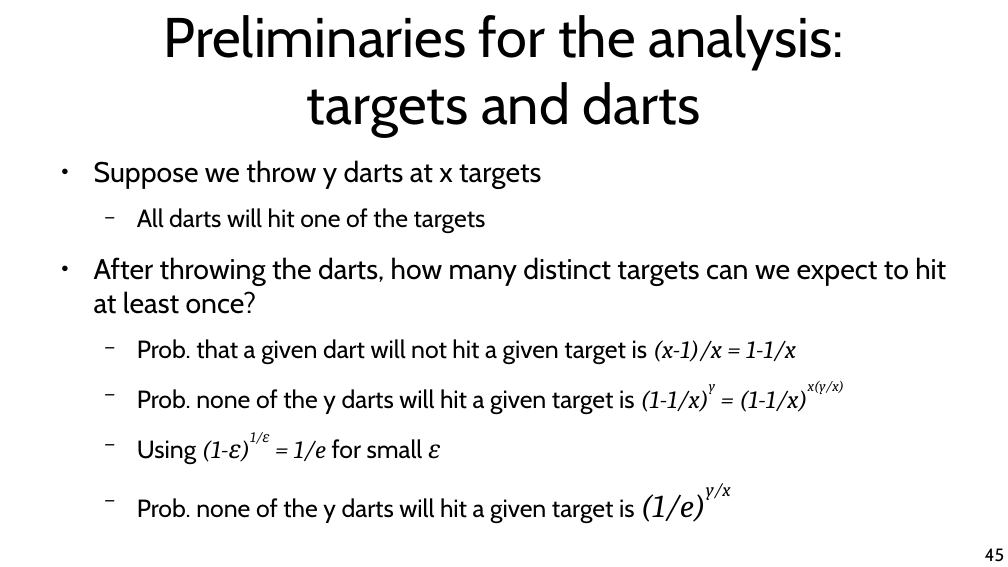
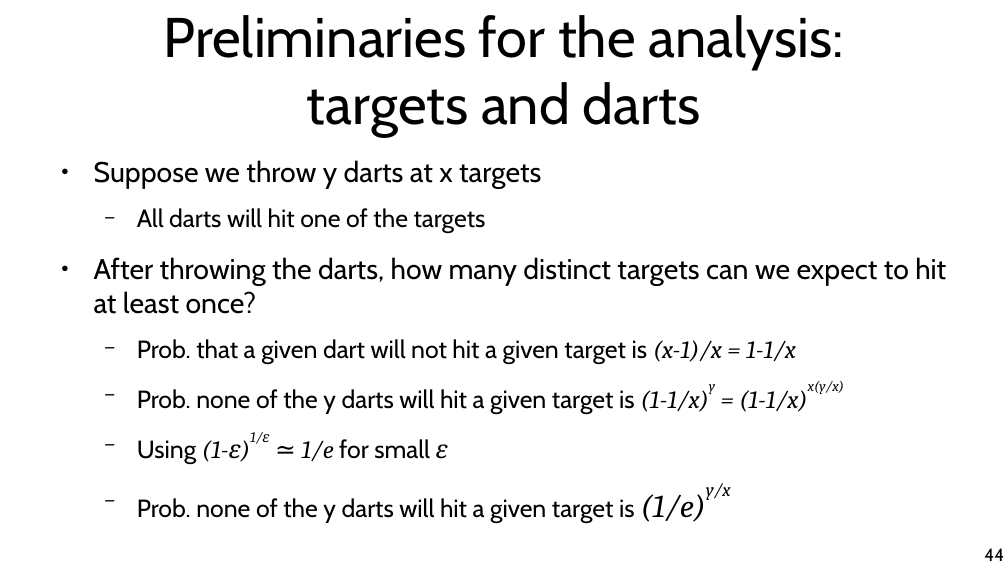
Before and after one commit to chatox/data-mining-course, a slide deck: slide 44 of theory/tt10_streaming.odp (slide 45 before the commit). Drawn at 1008x567 pixels with LibreOffice and Linux fonts; fonts in the diff are those of the drawing. Boxes give left, top, right and bottom in pixels: in the first picture for what was removed or moved away, otherwise in the second. Text is boxed around its words. In the diff, an @@ line names an element or a change of style, - is before the commit and + after.

```diff
--- a/theory/tt10_streaming.odp
+++ b/theory/tt10_streaming.odp
@@ text at [137, 432, 448, 463]: text changed @@
-  − Using (1-ε)1/ε = 1/e for small ε
+  − Using (1-ε)1/ε ≃ 1/e for small ε
@@ page number at [984, 548, 1004, 561]: text changed @@
-45
+44
```
Also in this commit, not shown: 2 other slides changed, 29 slides added, 4 slides removed.
